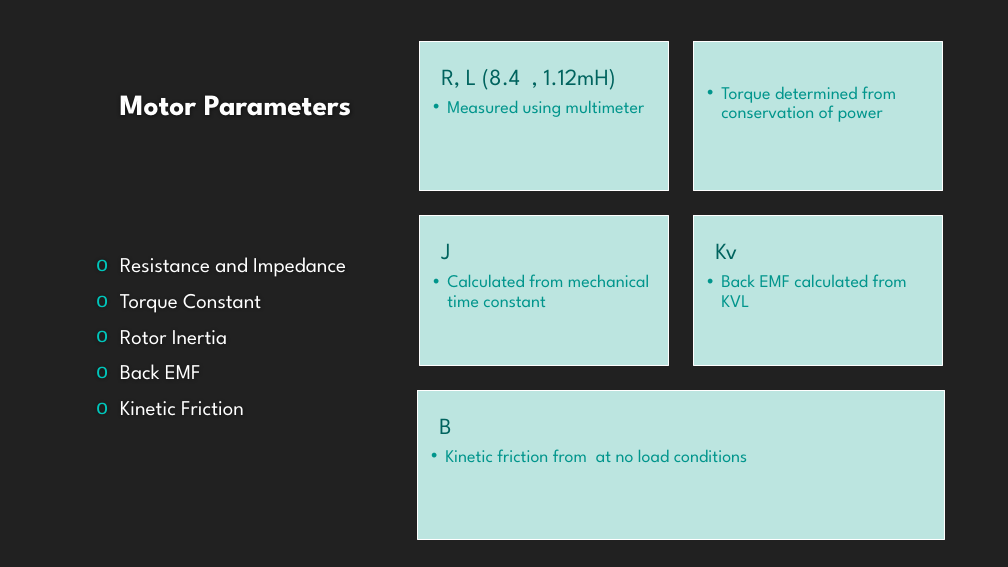
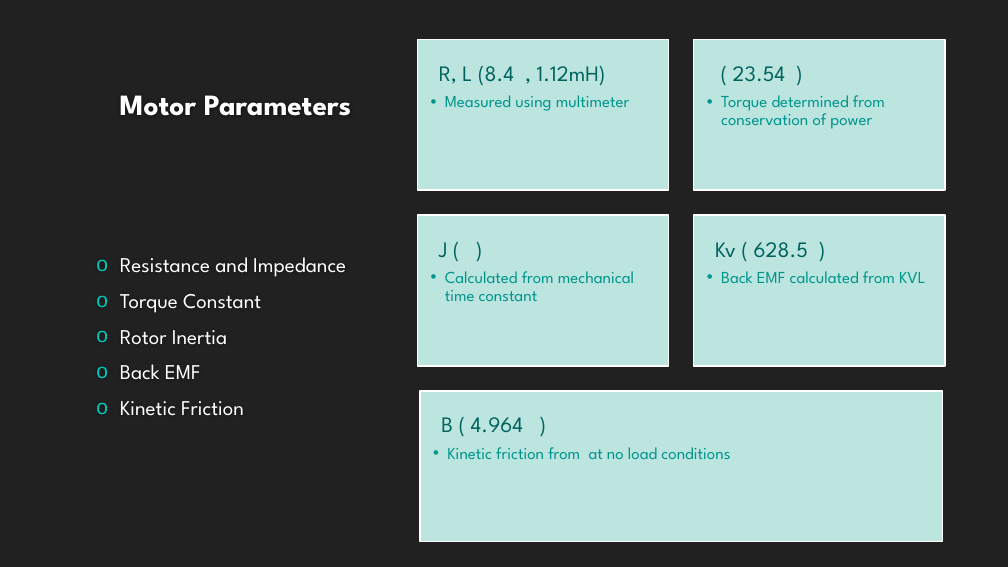
Before and after one commit to lcall3/Controller, a slide deck: slide 5 of doc/report/demo2.pptx. Drawn at 1008x567 pixels with LibreOffice and Linux fonts; fonts in the diff are those of the drawing; background and template pictures are left out. Boxes give left, top, right and bottom in pixels: in the first picture for what was removed or moved away, otherwise in the second. Text is boxed around its words. In the diff, an @@ line names an element or a change of style, - is before the commit and + after.

```diff
--- a/doc/report/demo2.pptx
+++ b/doc/report/demo2.pptx
@@ text "R, L (8.4 , 1.12mH)" at box(439, 66, 630, 111): size 22 to 21 pt in "R, L (8.4 , 1.12mH)"; size 17 to 16 pt in "Measured using multimeter" @@
@@ text at box(733, 66, 786, 81): paragraph added @@
+( 23.54 )
@@ text at box(721, 95, 885, 129): size 17 to 16 pt in "Torque determined from conservation of power" @@
@@ text at box(439, 242, 448, 257): text changed; size 22 to 21 pt @@
-J
+J ( )
@@ text at box(715, 242, 809, 258): text changed; size 22 to 21 pt @@
-Kv
+Kv ( 628.5 )
@@ text at box(445, 271, 634, 301): size 17 to 16 pt @@
@@ text at box(721, 271, 925, 283): size 17 to 16 pt in "Back EMF calculated from KVL" @@
@@ text at box(441, 417, 524, 432): text changed; size 22 to 21 pt @@
-B
+B ( 4.964 )
@@ text at box(447, 447, 730, 459): size 17 to 16 pt in "Kinetic friction from at no load conditions" @@
```
Also in this commit, not shown: 4 other slides changed, 2 slides added, 10 other files.
